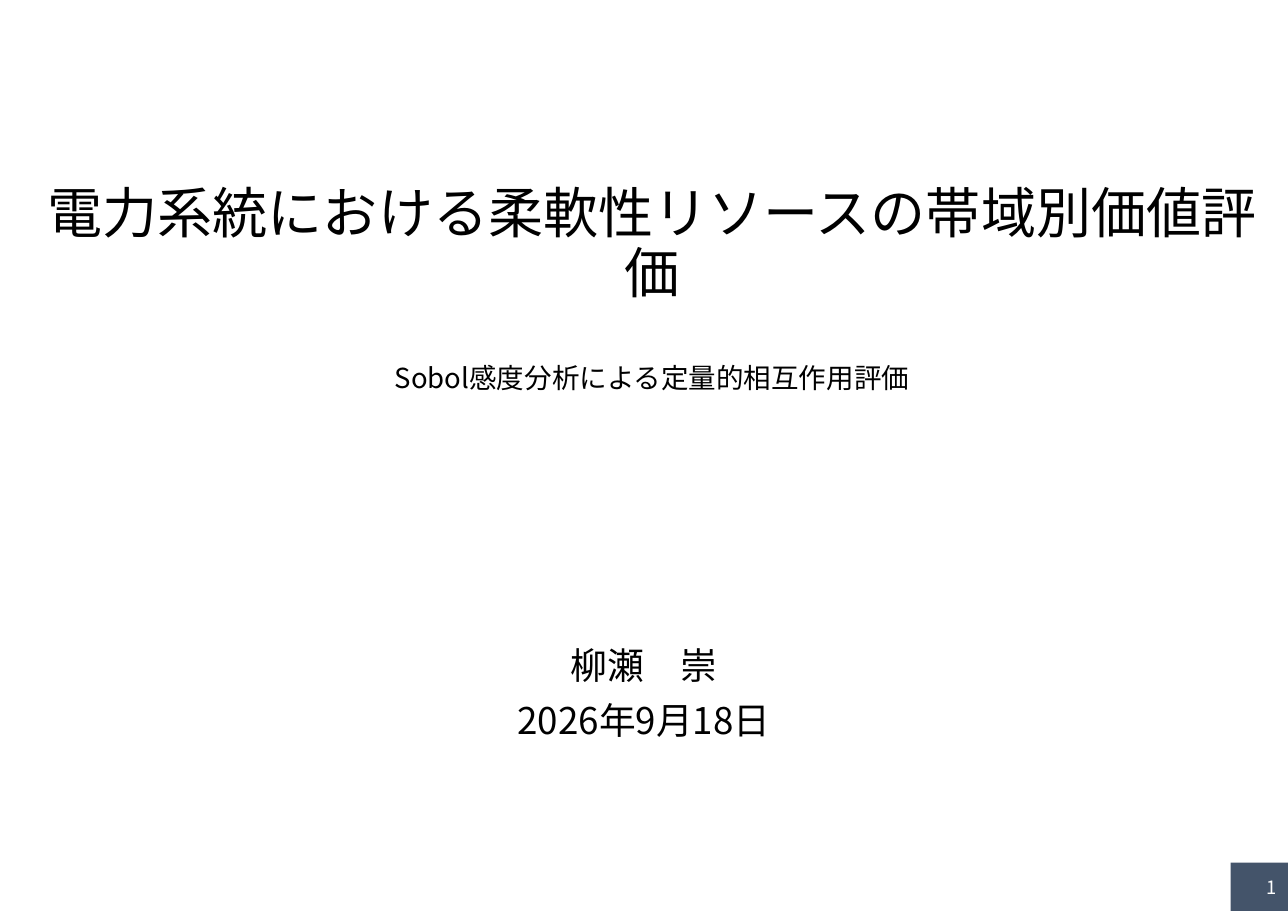
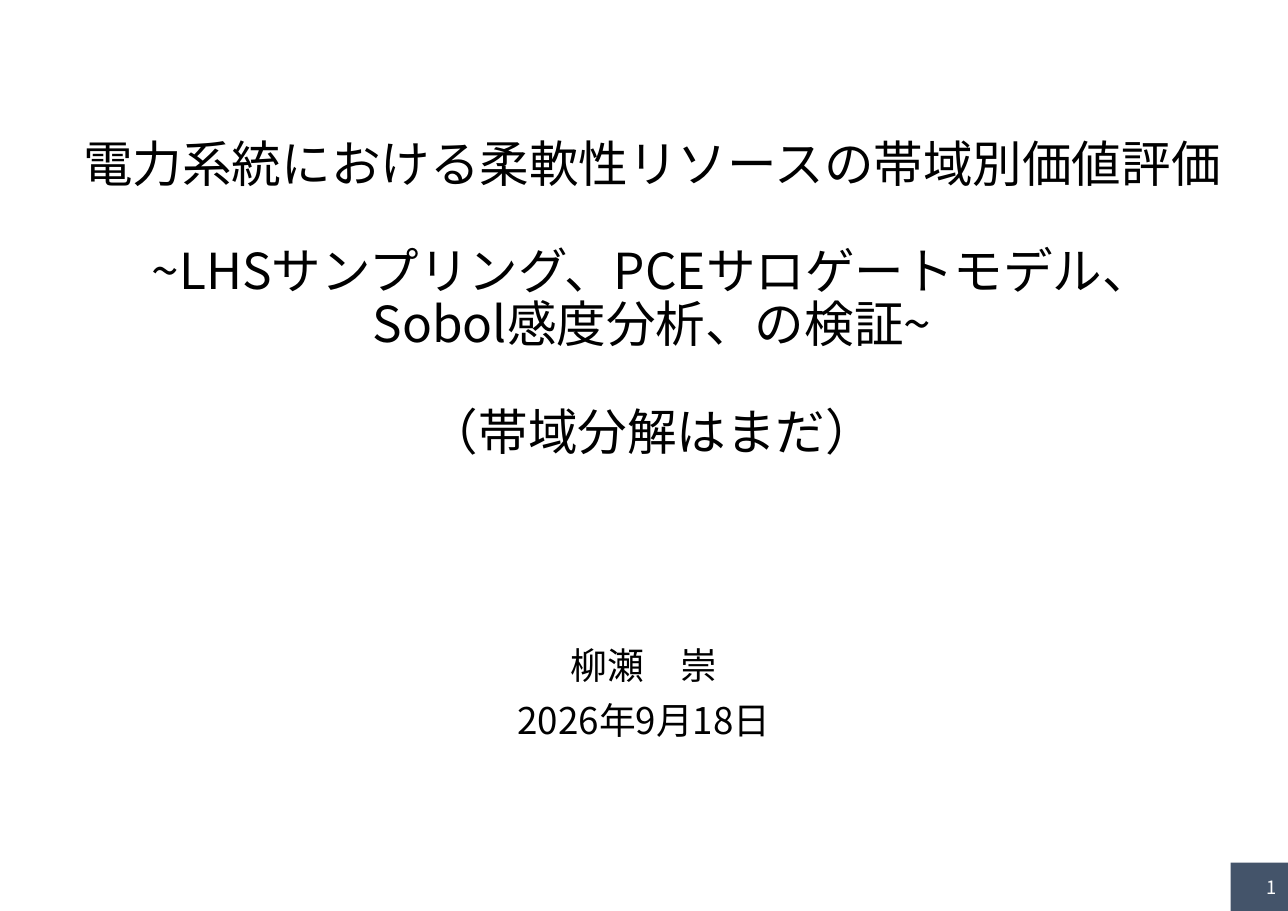
Before and after one commit to yanase1147/GSA-02, a slide deck: slide 1 of Study Outline.pptx. Drawn at 1288x911 pixels with LibreOffice and Linux fonts; fonts in the diff are those of the drawing. Boxes give left, top, right and bottom in pixels: in the first picture for what was removed or moved away, otherwise in the second. Text is boxed around its words. In the diff, an @@ line names an element or a change of style, - is before the commit and + after.

Commit message:
パワーポイントのアップデート

```diff
--- a/Study Outline.pptx
+++ b/Study Outline.pptx
@@ title at box(83, 140, 1220, 455): text changed; size 36 to 32.4 pt @@
-電力系統における柔軟性リソースの帯域別価値評価
-Sobol感度分析による定量的相互作用評価
+電力系統における柔軟性リソースの帯域別価値評価
+~LHSサンプリング、PCEサロゲートモデル、
+Sobol感度分析、の検証~
+（帯域分解はまだ）
```
Also in this commit, not shown: 9 other slides changed, 18 slides added, 29 slides removed, 47 other files.
